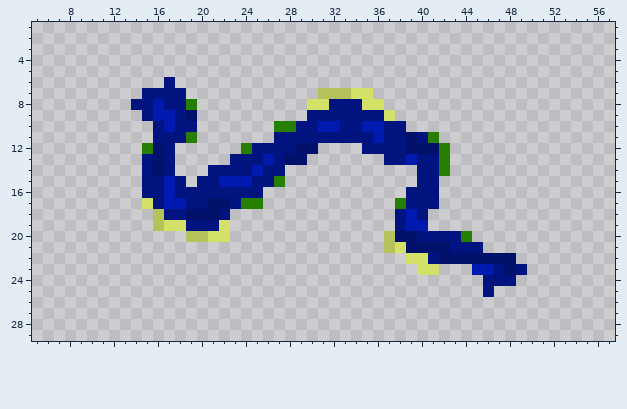
File history of a pixel-art sprite, sprites/EffectRiverDefault4.png. Above, as it was before the edit.
The file is 64x64 pixels. Shown: x 5..57, y 1..29.
New version:
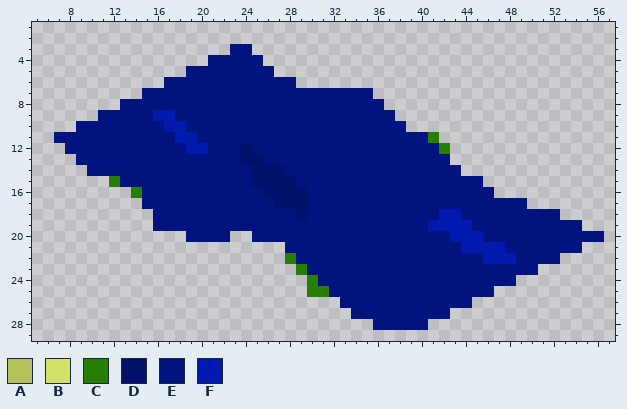
Palette (. is transparent): A #b5c15b  B #d3e169  C #267f00  D #00106b  E #00137f  F #001aaf
The exact change:
y 3: x 23..24 .. -> EE
y 4: x 21..25 ..... -> EEEEE
y 5: x 19..26 ........ -> EEEEEEEE
y 6: x 18..28 ........... -> EEEEEEEEEEE
y 7: x 19..35 ............AAABB -> EEEEEEEEEEEEEEEEE
y 8: x 13 . -> E; x 16 F -> E; x 19..31 C..........BB -> EEEEEEEEEEEEE; x 35..36 BB -> EE
y 9: x 11..14 .... -> EEEE; x 19..29 D.......... -> EEEEEEEEEEE; x 37 B -> E
y 10: x 9..15 ....... -> EEEEEEE; x 18 E -> F; x 20..28 .......CC -> EEEEEEEEE; x 31..32 FF -> EE; x 35..36 FF -> EE
y 11: x 7..15 ......... -> EEEEEEEEE; x 18..26 EC....... -> FFEEEEEEE; x 36 F -> E; x 39 D -> E
y 12: x 8..16 .......CD -> EEEEEEEEE; x 18..24 ......C -> EFFEEED; x 29..34 DD.... -> EEEEEE; x 39..41 DDD -> EEE
y 13: x 9..14 ...... -> EEEEEE; x 16 D -> E; x 18..22 ..... -> EEEEE; x 24..26 EEF -> DDE; x 28..36 DD....... -> EEEEEEEEE; x 39 F -> E; x 42 C -> E
y 14: x 10..14 ..... -> EEEEE; x 16 D -> E; x 18..20 ... -> EEE; x 25..39 FEE............ -> DDDEEEEEEEEEEEE; x 42..43 C. -> EE
y 15: x 12..14 ... -> CEE; x 17 F -> E; x 19 . -> E; x 22..39 FFFEEC............ -> EEEDDDDEEEEEEEEEEE; x 42..45 .... -> EEEE
y 16: x 14 . -> C; x 17 F -> E; x 26..38 ............. -> DDDDEEEEEEEEE; x 42..46 ..... -> EEEEE
y 17: x 15 B -> E; x 17..18 FF -> EE; x 21..22 DD -> EE; x 24..38 CC............C -> EEEDDDEEEEEEEEE; x 42..49 ........ -> EEEEEEEE
y 18: x 16 A -> E; x 19..21 DDD -> EEE; x 23..37 ............... -> EEEEEEDEEEEEEEE; x 39 F -> E; x 41..52 ............ -> EFFEEEEEEEEE
y 19: x 16..18 ABB -> EEE; x 22..37 B............... -> EEEEEEEEEEEEEEEE; x 39..54 FF.............. -> EEFFFFEEEEEEEEEE
y 20: x 19..22 AABB -> EEEE; x 25..39 ............ADD -> EEEEEEEEEEEEEEE; x 43..56 EC............ -> FFFEEEEEEEEEEE
y 21: x 28..42 .........ABDDDD -> EEEEEEEEEEEEEEE; x 44..54 EE......... -> FFFFEEEEEEE
y 22: x 28..40 ...........BB -> CEEEEEEEEEEEE; x 42..52 DDDDDDD.... -> EEEEFFFEEEE
y 23: x 29..46 ...........BB...FF -> CEEEEEEEEEEEEEEEEE; x 48 D -> E; x 50 . -> E
y 24: x 30..45 ................ -> CEEEEEEEEEEEEEEE
y 25: x 30..45 ................ -> CCEEEEEEEEEEEEEE
y 26: x 33..44 ............ -> EEEEEEEEEEEE
y 27: x 34..42 ......... -> EEEEEEEEE
y 28: x 36..40 ..... -> EEEEE
Boxes around the changes in both pictures, in picture pixels (x1, y1, x2, y2):
changed: (54, 44, 604, 330)
